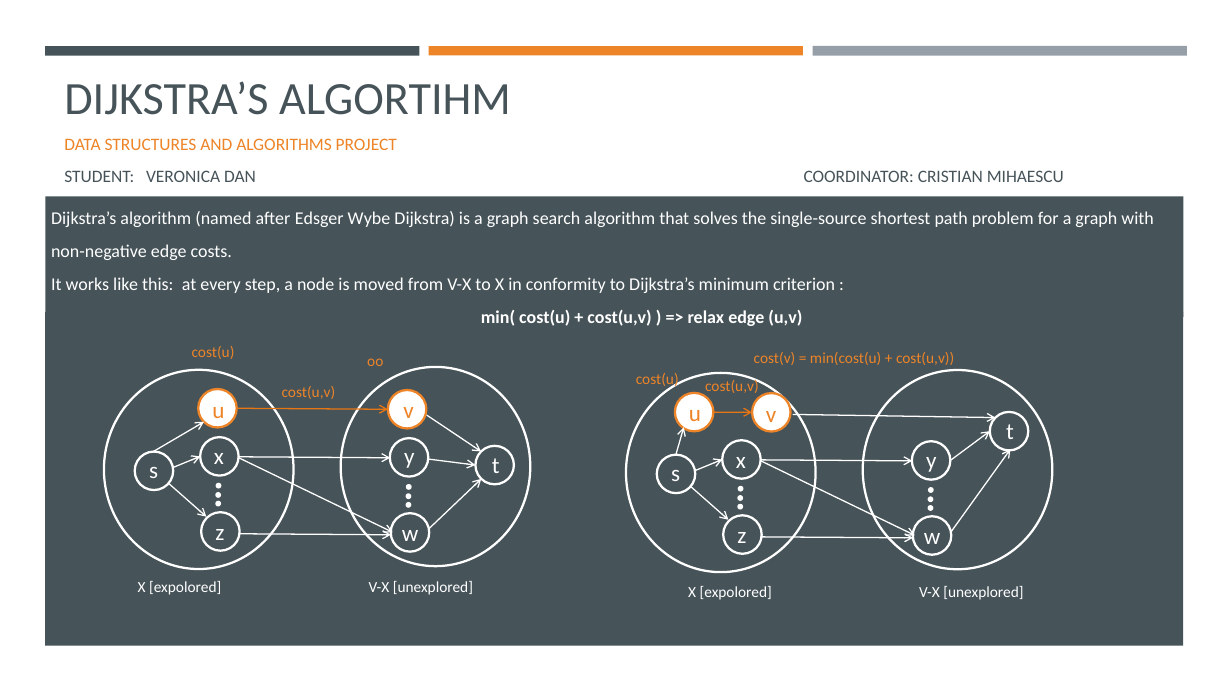
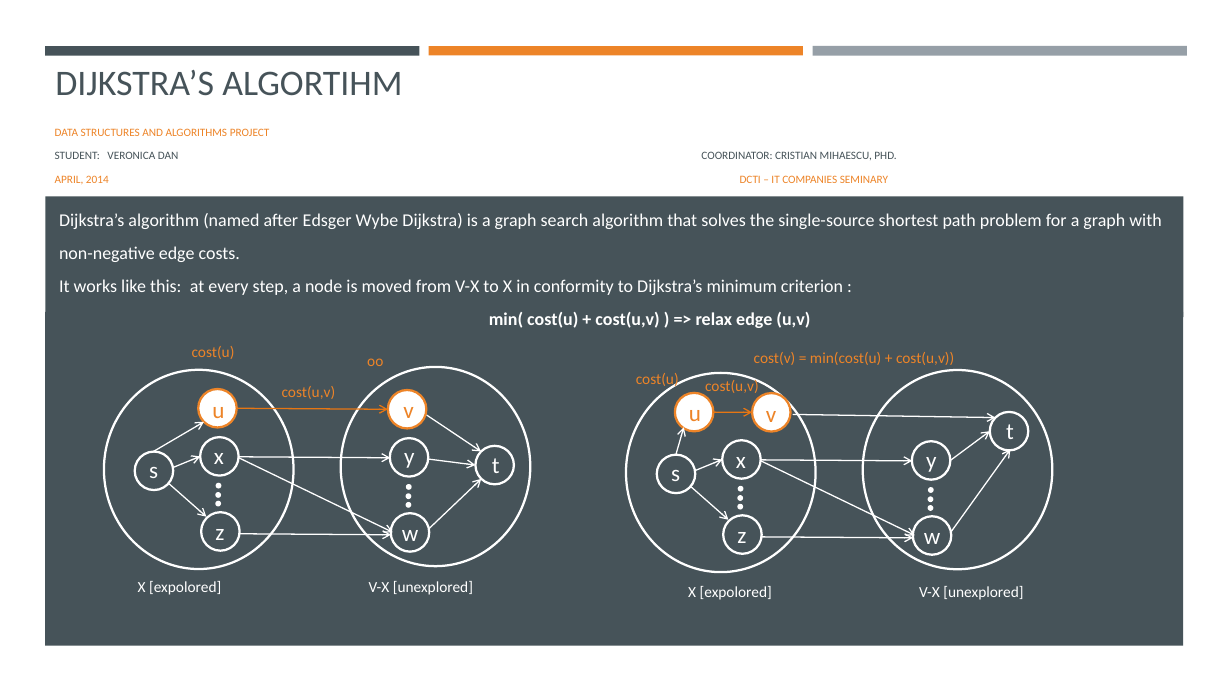
Before and after one commit to mihaescu/ADS, a slide deck: slide 1 of Graphs/Distances/Dijkstra by Dan Veronica/Dijkstra's algortihm (1).pptx. Drawn at 1232x693 pixels with LibreOffice and Linux fonts; fonts in the diff are those of the drawing. Boxes give left, top, right and bottom in pixels: in the first picture for what was removed or moved away, otherwise in the second. Text is boxed around its words. In the diff, an @@ line names an element or a change of style, - is before the commit and + after.

Commit message:
updated presentation

```diff
--- a/Graphs/Distances/Dijkstra by Dan Veronica/Dijkstra's algortihm (1).pptx
+++ b/Graphs/Distances/Dijkstra by Dan Veronica/Dijkstra's algortihm (1).pptx
@@ title "DIJKSTRA’S ALGORTIHM" moved from (x1=64, y1=81, x2=511, y2=115) to (x1=55, y1=70, x2=402, y2=96) @@
@@ title "DIJKSTRA’S ALGORTIHM" at (x1=55, y1=70, x2=402, y2=96): size 36 to 28 pt @@
@@ subtitle "DATA STRUCTURES AND ALGORITHMS PROJECT" moved from (x1=64, y1=138, x2=1064, y2=182) to (x1=55, y1=128, x2=896, y2=184) @@
@@ text "Dijkstra’s algorithm (named after Edsger ..." moved from (x1=51, y1=211, x2=1153, y2=326) to (x1=59, y1=213, x2=1161, y2=328) @@
@@ subtitle at (x1=55, y1=128, x2=270, y2=136): size 13.6 to 8.8 pt in "DATA STRUCTURES AND ALGORITHMS PROJECT" @@
@@ subtitle at (x1=55, y1=151, x2=896, y2=184): text changed; size 13.6 to 8.8 pt @@
-STUDENT: VERONICA DAN COORDINATOR: CRISTIAN MIHAESCU
+STUDENT: VERONICA DAN COORDINATOR: CRISTIAN MIHAESCU, PHD.
+APRIL, 2014 DCTI – IT COMPANIES SEMINARY
```
Also in this commit, not shown: 1 other slide changed, 1 slide added, 1 slide removed, 2 other files.
